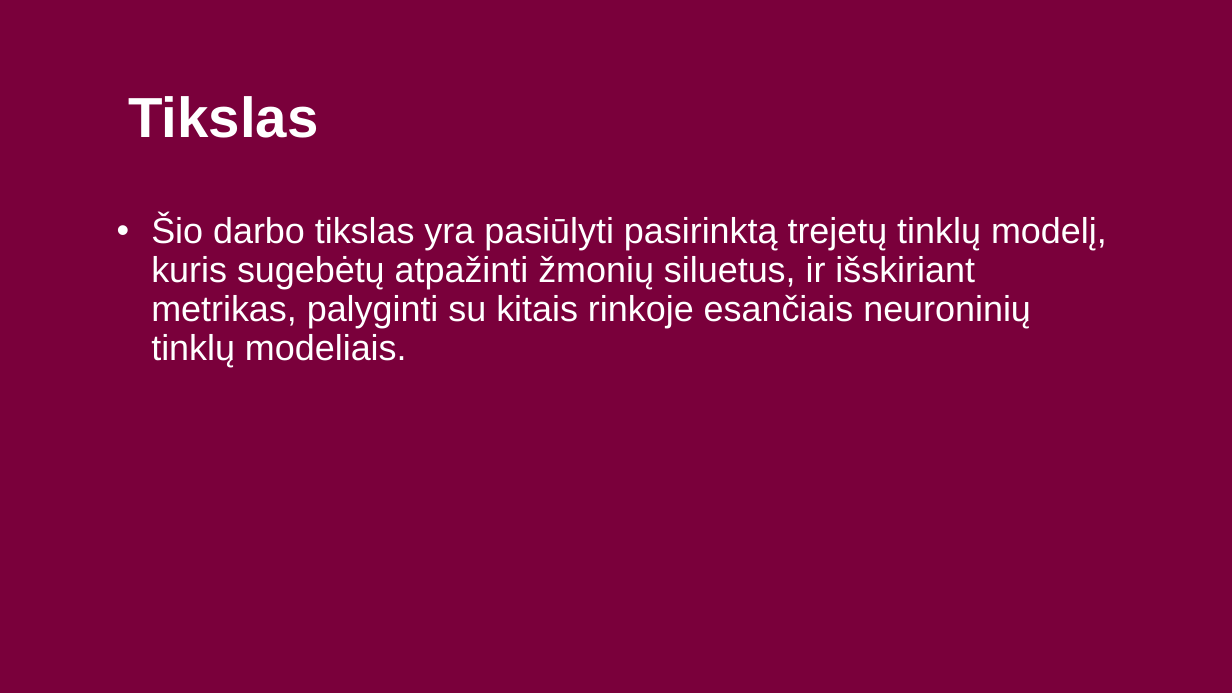
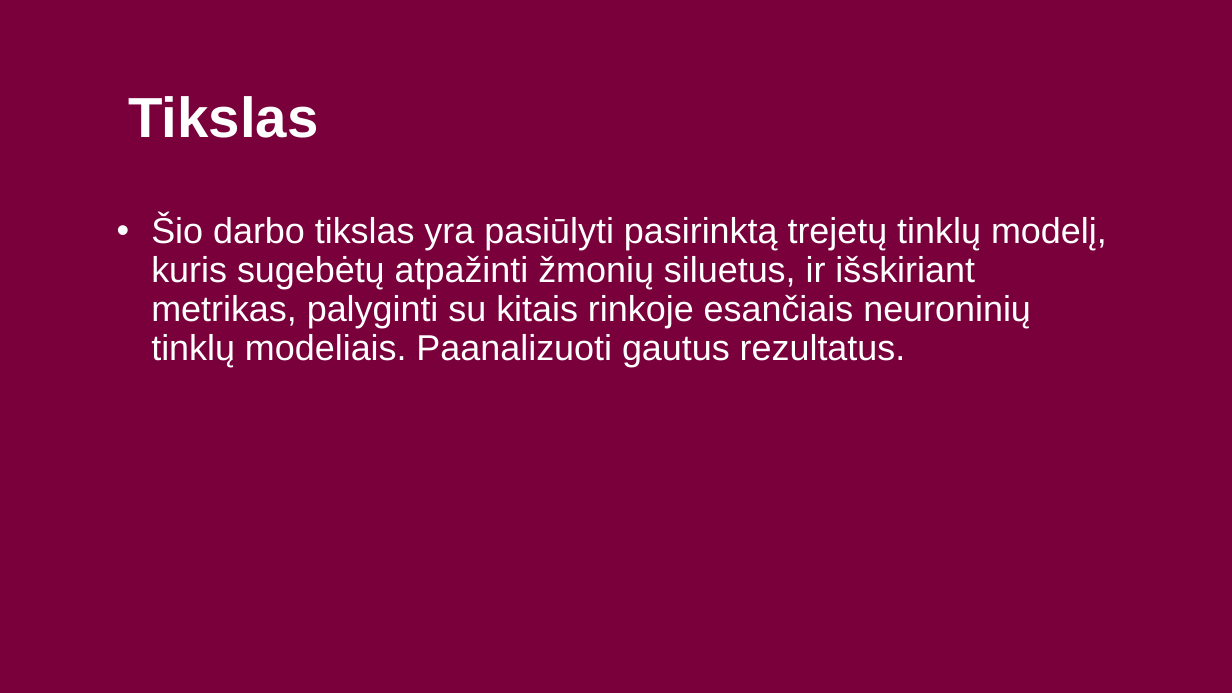
Before and after one commit to butkandrius/kursinis, a slide deck: slide 3 of Presentation/Detalus vaizdų panašumas naudojant trejetų tinklus.pptx. Drawn at 1232x693 pixels with LibreOffice and Linux fonts; fonts in the diff are those of the drawing; background and template pictures are left out. Boxes give left, top, right and bottom in pixels: in the first picture for what was removed or moved away, otherwise in the second. Text is boxed around its words. In the diff, an @@ line names an element or a change of style, - is before the commit and + after.

Commit message:
fixed presentation again :-(

```diff
--- a/Presentation/Detalus vaizdų panašumas naudojant trejetų tinklus.pptx
+++ b/Presentation/Detalus vaizdų panašumas naudojant trejetų tinklus.pptx
@@ text at (x1=151, y1=215, x2=1107, y2=367): text changed @@
-• Šio darbo tikslas yra pasiūlyti pasirinktą trejetų tinklų modelį, kuris sugebėtų atpažinti žmonių siluetus, ir išskiriant metrikas, palyginti su kitais rinkoje esančiais neuroninių tinklų modeliais.
+• Šio darbo tikslas yra pasiūlyti pasirinktą trejetų tinklų modelį, kuris sugebėtų atpažinti žmonių siluetus, ir išskiriant metrikas, palyginti su kitais rinkoje esančiais neuroninių tinklų modeliais. Paanalizuoti gautus rezultatus.
```
Also in this commit, not shown: 4 other slides changed.
